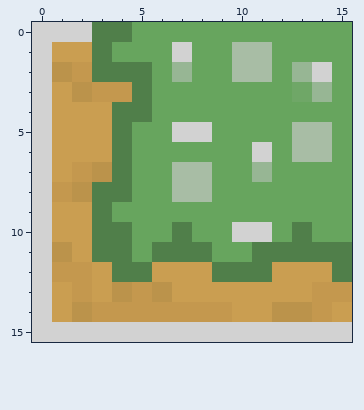
Two states of a pixel-art sprite, Programme/My2DGame/res/tiles/road06.png. The picture above was drawn from the file before the commit.
The file is 16x16 pixels. Colours within 5 levels of each other are drawn and written as one.
The same view after the edit:
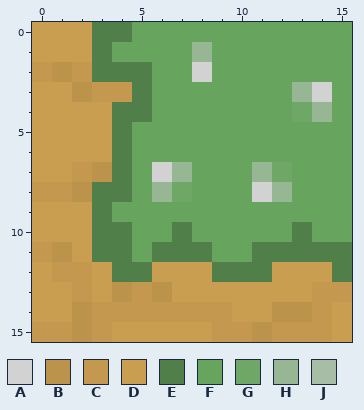
Palette (. is transparent): A #d2d2d2  B #bb934b  C #c4984e  D #ca9e51  E #507f4a  F #67a55e  G #6fa767  H #97b694  J #a8bda5
Difference:
Colour F becomes colour A in row 2 at x 8; in row 7 at x 6; in row 8 at x 11.
Colour H becomes colour A in row 3 at x 14.
Colour A becomes colour B in row 15 at x 2 and 11.
Colour A becomes colour C in row 2 at x 0; in row 8 at x 0; in row 11 at x 0; in row 15 at x 0 to 1, 3, 9 to 10 and 12 to 14.
Colour A becomes colour D in row 0 at x 0 to 2; in row 1 at x 0; in rows 3 to 7 at x 0; in rows 9 to 10 at x 0; in rows 12 to 14 at x 0; in row 15 at x 4 to 8 and 15.
Colour A becomes colour F in row 1 at x 7; in row 2 at x 14; in row 5 at x 7 to 8; in row 6 at x 11; in row 10 at x 10 to 11.
Colour H becomes colour F in row 2 at x 7 and 13.
Colour J becomes colour F in rows 1 to 2 at x 10 to 11; in rows 5 to 6 at x 13 to 14; in rows 7 to 8 at x 8.
Colour F becomes colour G in row 4 at x 13; in row 7 at x 12.
Colour J becomes colour G in row 8 at x 7.
Colour F becomes colour H in row 1 at x 8; in row 4 at x 14; in row 8 at x 6 and 12.
Colour G becomes colour H in row 3 at x 13.
Colour J becomes colour H in row 7 at x 7.
Pixel boxes of the changes (left, top, right, bottom) in both pictures:
changed: (32, 22, 352, 342)
